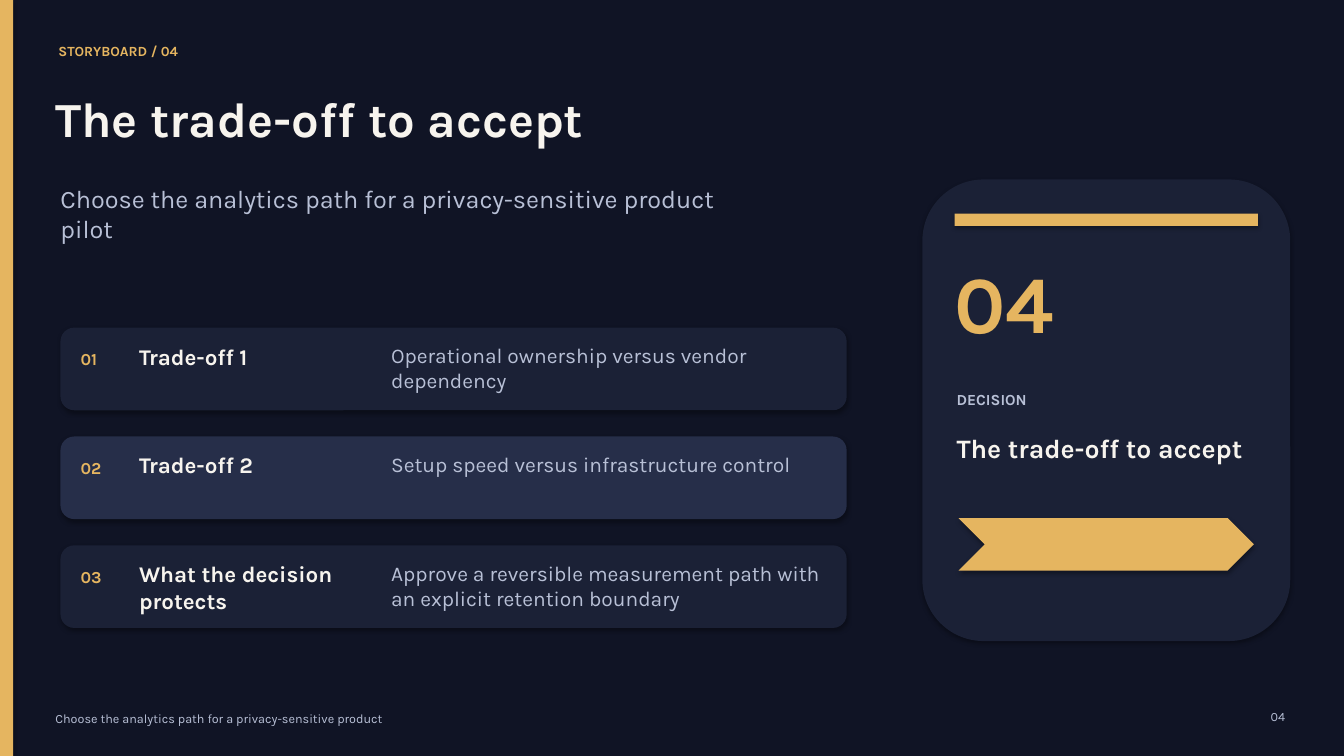
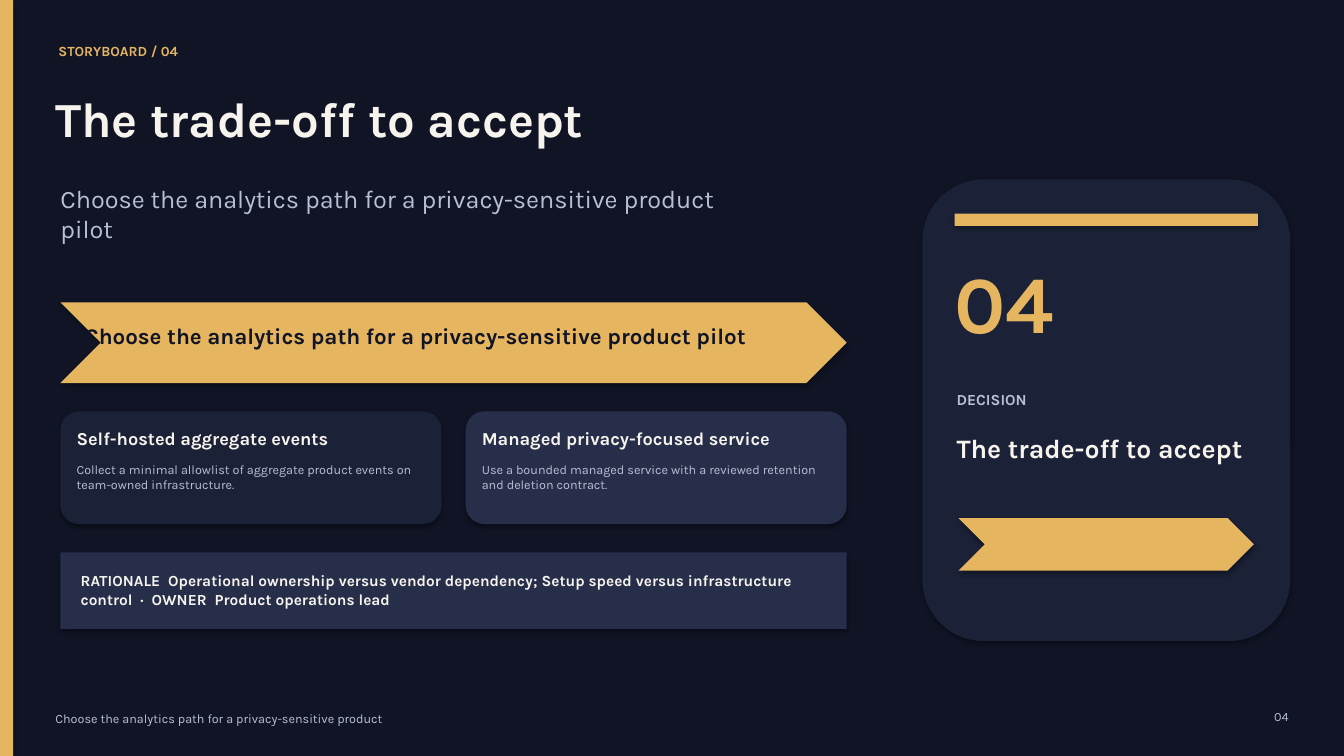
Before and after one commit to OthmaneBlial/Storyboard-Studio, a slide deck: slide 5 of gallery/privacy-analytics/deck.pptx. Drawn at 1344x756 pixels with LibreOffice and Linux fonts; fonts in the diff are those of the drawing. Boxes give left, top, right and bottom in pixels: in the first picture for what was removed or moved away, otherwise in the second. Text is boxed around its words. In the diff, an @@ line names an element or a change of style, - is before the commit and + after.

```diff
--- a/gallery/privacy-analytics/deck.pptx
+++ b/gallery/privacy-analytics/deck.pptx
@@ chevron: place and size @@
-chevron at [60, 328, 847, 410]
+chevron at [60, 302, 847, 383]
@@ chevron at [60, 302, 847, 383]: rounded rectangle to chevron; fill #1B2136 to #E5B560 @@
@@ text added at [85, 327, 745, 351], 16 pt, text #101425, bold @@
+Choose the analytics path for a privacy-sensitive product pilot
@@ text removed at [81, 354, 98, 365] @@
-01
@@ text removed at [139, 349, 247, 366] @@
-Trade-off 1
@@ text removed at [391, 348, 746, 393] @@
-Operational ownership versus vendor dependency
@@ rounded rectangle added at [60, 411, 442, 524], fill #1B2136 @@
@@ rounded rectangle: place and size @@
-rounded rectangle at [60, 437, 847, 519]
+rounded rectangle at [466, 411, 847, 524]
@@ text added at [77, 432, 328, 450], 13 pt, text #F7F4EE, bold @@
+Self-hosted aggregate events
@@ text added at [482, 432, 770, 450], 13 pt, text #F7F4EE, bold @@
+Managed privacy-focused service
@@ text added at [77, 465, 411, 489], 9 pt, text #B8C0D6 @@
+Collect a minimal allowlist of aggregate product events on team-owned infrastructure.
@@ text removed at [81, 463, 102, 474] @@
-02
@@ text removed at [139, 457, 253, 474] @@
-Trade-off 2
@@ text at [482, 465, 816, 489]: text changed; size 15 to 9 pt @@
-Setup speed versus infrastructure control
+Use a bounded managed service with a reviewed retention and deletion contract.
@@ rectangle: place and size @@
-rectangle at [60, 545, 847, 628]
+rectangle at [60, 553, 847, 629]
@@ rectangle at [60, 553, 847, 629]: rounded rectangle to rectangle; fill #1B2136 to #262E49 @@
@@ text removed at [139, 566, 332, 615] @@
-What the decision protects
@@ text removed at [391, 566, 819, 611] @@
-Approve a reversible measurement path with an explicit retention boundary
@@ text removed at [81, 572, 102, 583] @@
-03
@@ text added at [81, 575, 792, 609], 11 pt, text #F7F4EE, bold @@
+RATIONALE Operational ownership versus vendor dependency; Setup speed versus infrastructure control · OWNER Product operations lead
```
Also in this commit, not shown: 4 other slides changed, 27 other files.
